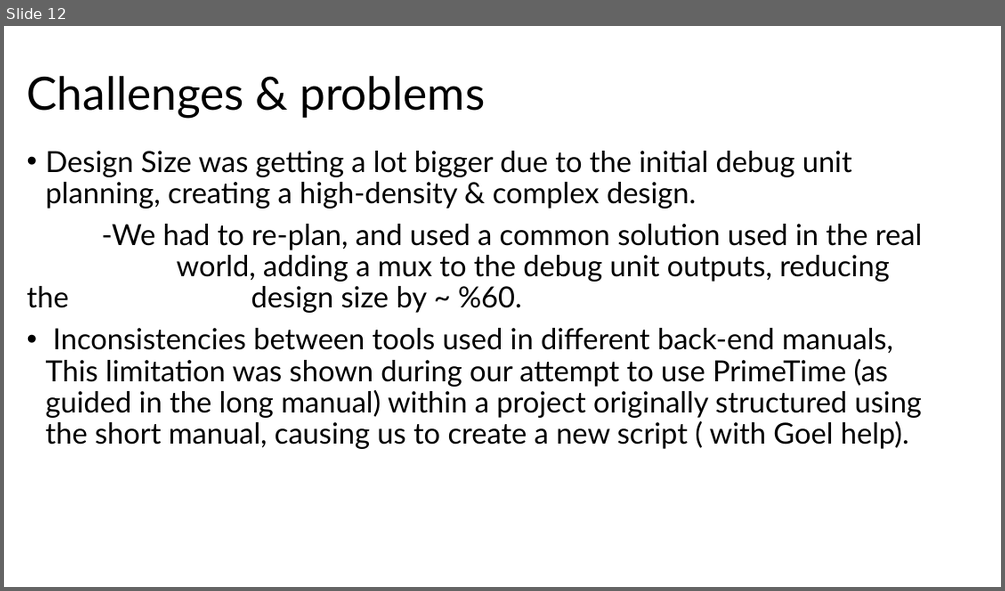
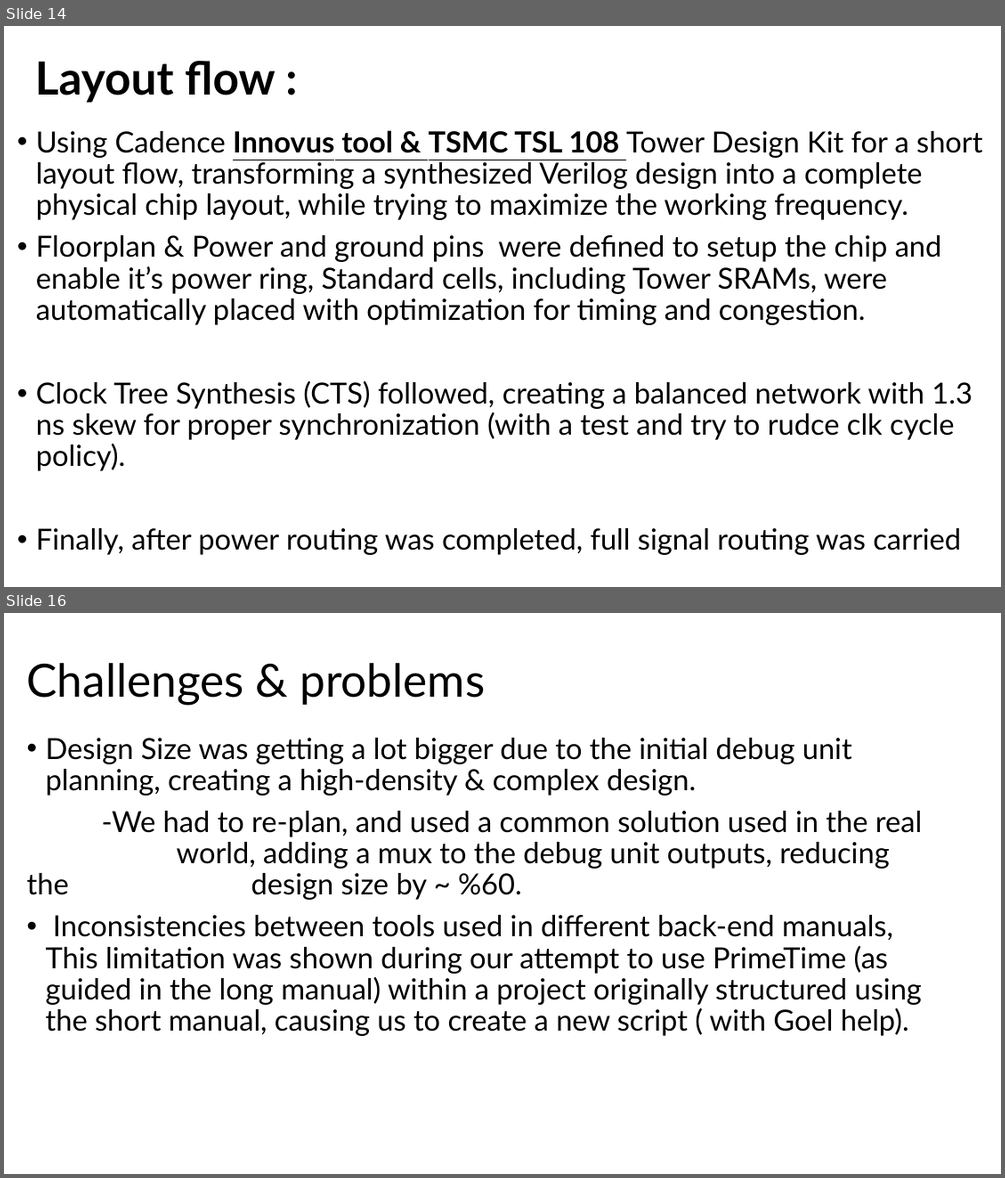
Before and after one commit to muhammad0bi/044169_project_B, a slide deck: Presintaions and Reports/Final presntaion VLSI.pptx. Shown one above the other, each under a label of ours: slide 12 before the commit, slides 14 and 16 after it; the slides between them are not shown. The pictures are 1005x591 and 1005x1178 pixels, drawn with LibreOffice and Linux fonts; fonts in the diff are those of the drawing. Boxes give left, top, right and bottom in pixels: in the first picture for what was removed or moved away, otherwise in the second. Text is boxed around its words. In the diff, an @@ line names an element or a change of style, - is before the commit and + after.

```diff
--- a/Presintaions and Reports/Final presntaion VLSI.pptx
+++ b/Presintaions and Reports/Final presntaion VLSI.pptx
@@ slide 14 added at [4, 26, 1001, 587], background #FFFFFF @@
@@ title added at [35, 61, 275, 103], 44 pt, text #000000, bold @@
+Layout flow :
@@ text added at [36, 130, 982, 555], 28 pt, text #000000 @@
+• Using Cadence Innovus tool & TSMC TSL 108 Tower Design Kit for a short layout flow, transforming a synthesized Verilog design into a complete physical chip layout, while trying to maximize the working frequency.
+• Floorplan & Power and ground pins were defined to setup the chip and enable it’s power ring, Standard cells, including Tower SRAMs, were automatically placed with optimization for timing and congestion.
+• Clock Tree Synthesis (CTS) followed, creating a balanced network with 1.3 ns skew for proper synchronization (with a test and try to rudce clk cycle policy).
+• Finally, after power routing was completed, full signal routing was carried
@@ what was slide 12 is now slide 16 @@
```
Also in this commit, not shown: 2 slides changed, 3 other slides added, 1 other file.
